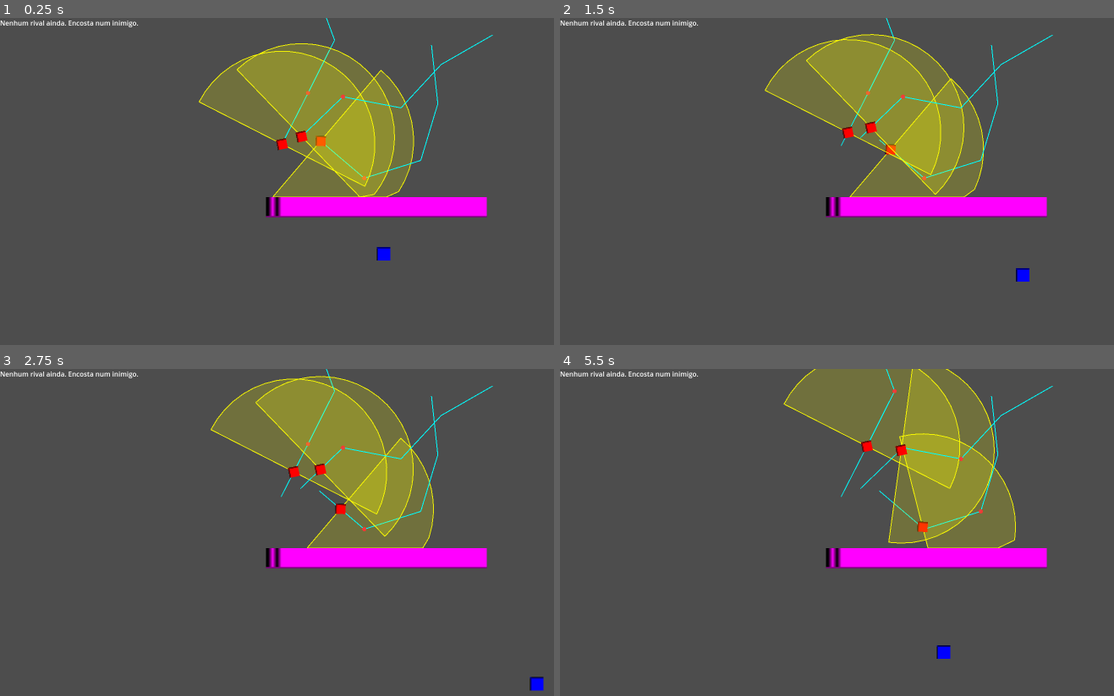
Above: before the commit, frames 1-4 (two rows, left to right).
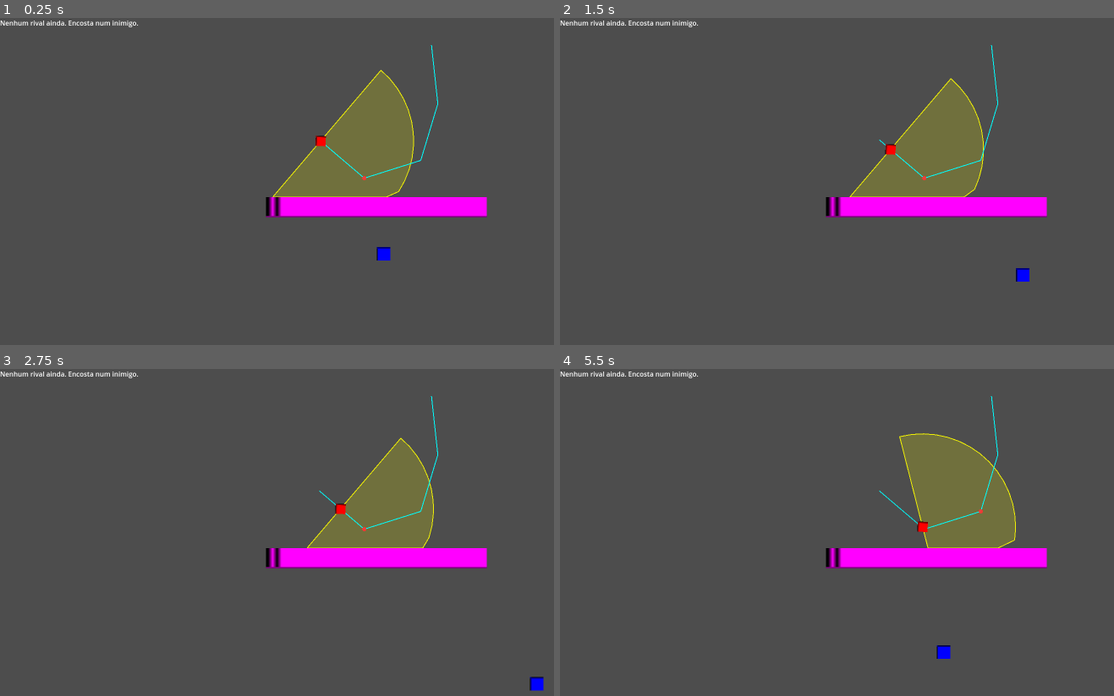
Above: after the commit, the same moments.

Repository: titosavio/Games
Game: Godot game, scene res://scenes/Main.tscn
Two runs of this game, one before a commit and one after it. Both use one fixed random seed, a clock stepped at 60 frames per second and the inputs below.
Inputs:
- Up to frame 1 (0.25 s): no input
- Up to frame 2 (1.5 s): hold Right (ui_right) 0.53-1.28 s; hold Down (ui_down) from 1.28 s (still down)
- Up to frame 3 (2.75 s): release Down (ui_down) at 2.03 s; hold Right (ui_right) from 2.03 s (still down)
- Up to frame 4 (5.5 s): release Right (ui_right) at 2.78 s; hold W (ui_up) 2.78-3.53 s; hold Left (ui_left) 3.53-5.03 s; hold Down (ui_down) from 5.03 s (still down)

The runs differ from the first frame. In frame 1, 9.9% of the frame differs, in the area x 35-90%, y 0-55%; in frame 2, 10%; in frame 3, 10%; in frame 4, 12%, in the area x 40-90%, y 0-54%.

Commit message:
refactor: streamline enemy behavior and navigation logic
Removed redundant variables and simplified state management in enemy scripts. Updated navigation checks to enhance performance and clarity. Improved the handling of enemy states and their transitions.

Diff:
--- a/new-game-project/scenes/Main.tscn
+++ b/new-game-project/scenes/Main.tscn
@@ -27,45 +27,7 @@
 base_speed = 45.0
 accel = 10.0
 follow_radius = 220.0
-nav_mask = 3
-patrol_step = 140.0
-patrol_points = 4
-patrol_reach_eps = 10.0
-patrol_speed_mult = 0.55
-investigate_time = 2.0
-chase_timeout = 3.0
-return_reach_eps = 12.0
-return_points_max = 8
-spawn_index = 0
-cone_is_visible = true
-path_debug_visible = true
-
-[node name="Enemy2" parent="Enemies" instance=ExtResource("4_nxtc6")]
-position = Vector2(-45, -44)
-enemy_id = ""
-base_speed = 45.0
-accel = 10.0
-follow_radius = 220.0
-nav_mask = 3
-patrol_step = 140.0
-patrol_points = 4
-patrol_reach_eps = 10.0
-patrol_speed_mult = 0.55
-investigate_time = 2.0
-chase_timeout = 3.0
-return_reach_eps = 12.0
-return_points_max = 8
-spawn_index = 0
-cone_is_visible = true
-path_debug_visible = true
-
-[node name="Enemy3" parent="Enemies" instance=ExtResource("4_nxtc6")]
-position = Vector2(3, -53)
-enemy_id = ""
-base_speed = 45.0
-accel = 10.0
-follow_radius = 220.0
-nav_mask = 3
+nav_mask = 6
 patrol_step = 140.0
 patrol_points = 4
 patrol_reach_eps = 10.0
--- a/new-game-project/scripts/enemy/enemy.gd
+++ b/new-game-project/scripts/enemy/enemy.gd
@@ -1,7 +1,5 @@
 extends CharacterBody2D
 class_name Enemy
-
-enum State { PATROL, CHASE, INVESTIGATE, RETURN }
 
 @export var enemy_id := ""
 @export var base_speed := 45.0
@@ -29,13 +27,8 @@
 @export var cone_is_visible := true
 @export var path_debug_visible := true
 
-var state: State = State.PATROL
 var speed := base_speed
 var spawn_pos: Vector2
-
-var last_seen_pos := Vector2.ZERO
-var last_seen_t := -999.0
-var investigate_until := -999.0
 
 var adversary_system: AdversarySystem
 var target: CharacterBody2D
@@ -89,49 +82,9 @@
 		move_and_slide()
 		return
 
-	# sensing
-	var sees := vision.can_see_target()
-	if sees:
-		last_seen_pos = target.global_position
-		last_seen_t = _now()
-
-	# state transitions + intent
-	var intent := brain.tick(
-		state,
-		sees,
-		last_seen_pos,
-		last_seen_t,
-		investigate_until,
-		target.global_position,
-		spawn_pos
-	)
-	state = intent.state
-	investigate_until = intent.investigate_until
-
-	# navigation target point
-	var desired_point := intent.move_target
-	var speed_mult := 1.0
-
-	if intent.clear_nav_path:
-		nav.clear_path()
-
-	match state:
-		State.PATROL:
-			speed_mult = patrol_speed_mult
-			desired_point = nav.patrol_target(global_position, spawn_pos, motor.facing_dir) # ou facing_dir
-
-		State.CHASE:
-			speed_mult = 1.0
-			# desired_point já veio do brain (player se vê, last_seen se não vê)
-
-		State.INVESTIGATE:
-			speed_mult = 0.75
-			# desired_point já veio do brain (last_seen)
-
-		State.RETURN:
-			speed_mult = 0.8
-			desired_point = nav.return_target(global_position, spawn_pos)
-
+	var intent := brain.update_intent()
+	var desired_point := intent.desired_point
+	var speed_mult := intent.speed_mult
 
 	_move_towards(desired_point, speed * speed_mult, delta)
 	move_and_slide()
@@ -167,8 +120,8 @@
 	if cone_is_visible:
 		vision.draw_cone()
 	if path_debug_visible:
-		nav.draw_path(self, global_position, state)
-	if state == State.INVESTIGATE and last_seen_pos != Vector2.ZERO:
-		draw_circle(to_local(last_seen_pos), 6.0, Color(1, 0, 0, 0.7))
-	if state == State.CHASE and not vision.can_see_target():
-		draw_circle(to_local(last_seen_pos), 4.0, Color(1, 1, 0, 0.7))
+		nav.draw_path(self, global_position, brain.state)
+	if brain.state == brain.State.INVESTIGATE and brain.last_seen_pos != Vector2.ZERO:
+		draw_circle(to_local(brain.last_seen_pos), 6.0, Color(1, 0, 0, 0.7))
+	if brain.state == brain.State.CHASE and not vision.can_see_target():
+		draw_circle(to_local(brain.last_seen_pos), 4.0, Color(1, 1, 0, 0.7))
--- a/new-game-project/scripts/enemy/enemy_brain.gd
+++ b/new-game-project/scripts/enemy/enemy_brain.gd
@@ -3,61 +3,129 @@
 
 var enemy_owner: Enemy
 
+enum State { PATROL, CHASE, INVESTIGATE, RETURN }
+
+var state: State = State.PATROL
+var last_state: State = State.PATROL
+
 var chase_timeout := 2.0
 var investigate_time := 2.0
+
+var last_seen_pos: Vector2 = Vector2.ZERO
+var last_seen_t := -999.0
+var investigate_until := -999.0
+
+var patrol_speed_mult := 0.5
+
+var sees: bool = false
 
 func setup(o: Enemy, chase_timeout_val: float, investigate_time_val: float) -> void:
 	enemy_owner = o
 	chase_timeout = chase_timeout_val
 	investigate_time = investigate_time_val
+	last_state = State.PATROL
+
+	patrol_speed_mult = enemy_owner.patrol_speed_mult
 
 class Intent:
-	var state: Enemy.State
+	var state: State
 	var investigate_until: float
 	var move_target: Vector2
 	var clear_nav_path: bool
 
-	func _init(s: Enemy.State, iu: float, mt: Vector2, clear_path := false):
+	func _init(s: State, iu: float, mt: Vector2, clear_path := false):
 		state = s
 		investigate_until = iu
 		move_target = mt
 		clear_nav_path = clear_path
 
-func tick(
-	state: Enemy.State,
-	sees: bool,
-	last_seen_pos: Vector2,
-	last_seen_t: float,
-	investigate_until: float,
-	player_pos: Vector2,
-	spawn_pos: Vector2
-) -> Intent:
+class EnemyIntent:
+	var state: State
+	var desired_point: Vector2
+	var speed_mult: float
+
+	func _init(s: State, dp: Vector2, sm: float):
+		state = s
+		desired_point = dp
+		speed_mult = sm
+
+func update_intent() -> EnemyIntent:
+	sees = enemy_owner.vision.can_see_target()
+	if sees:
+		last_seen_pos = enemy_owner.target.global_position
+		last_seen_t = _now()
+
+	var intent := _tick()
+	state = intent.state
+	investigate_until = intent.investigate_until
+
+	var desired_point := intent.move_target
+	var speed_mult := 1.0
+
+	if intent.clear_nav_path:
+		enemy_owner.nav.clear_path()
+
+	match state:
+		State.PATROL:
+			speed_mult = patrol_speed_mult
+			desired_point = enemy_owner.nav.patrol_target(
+				enemy_owner.global_position,
+				enemy_owner.spawn_pos,
+				enemy_owner.motor.facing_dir,
+				)
+
+		State.CHASE:
+			speed_mult = 1.0
+
+		State.INVESTIGATE:
+			speed_mult = 0.75
+
+		State.RETURN:
+			speed_mult = 0.8
+			desired_point = enemy_owner.nav.return_target(
+				enemy_owner.global_position,
+				enemy_owner.spawn_pos,
+			)
+
+	return EnemyIntent.new(state, desired_point, speed_mult)
+
+
+
+func _tick() -> Intent:
 	var now := Time.get_ticks_msec() / 1000.0
+	var player_pos := enemy_owner.target.global_position
+
+	if state != last_state:
+		print("[EnemyBrain] State changed from: %s to: %s" % [State.keys()[last_state], State.keys()[state]])
+		last_state = state
 
 	if sees:
-		return Intent.new(Enemy.State.CHASE, investigate_until, player_pos, true)
+		return Intent.new(State.CHASE, investigate_until, player_pos, true)
 
 	match state:
-		Enemy.State.PATROL:
+		State.PATROL:
 			return Intent.new(state, investigate_until, Vector2.ZERO, false)
 
-		Enemy.State.CHASE:
+		State.CHASE:
 			# NÃO vê: vai no ÚLTIMO ponto visto (isso mata o "seguir atrás da parede")
 			if (now - last_seen_t) > chase_timeout:
-				return Intent.new(Enemy.State.INVESTIGATE, now + investigate_time, last_seen_pos, true)
+				return Intent.new(State.INVESTIGATE, now + investigate_time, last_seen_pos, true)
 
 			return Intent.new(state, investigate_until, last_seen_pos, true)
 
-		Enemy.State.INVESTIGATE:
+		State.INVESTIGATE:
 			if now > investigate_until:
 				# ao entrar em RETURN, limpa path e deixa o Navigator decidir
-				return Intent.new(Enemy.State.RETURN, investigate_until, spawn_pos, true)
+				return Intent.new(State.RETURN, investigate_until, enemy_owner.spawn_pos, true)
 
 			# investiga sempre no last_seen_pos
 			return Intent.new(state, investigate_until, last_seen_pos, false)
 
-		Enemy.State.RETURN:
+		State.RETURN:
 			# return vai pro spawn (Navigator pode trocar pra waypoints se bloqueado)
-			return Intent.new(state, investigate_until, spawn_pos, false)
+			return Intent.new(state, investigate_until, enemy_owner.spawn_pos, false)
 
-	return Intent.new(state, investigate_until, spawn_pos, false)
+	return Intent.new(state, investigate_until, enemy_owner.spawn_pos, false)
+
+func _now() -> float:
+	return Time.get_ticks_msec() / 1000.0
--- a/new-game-project/scripts/enemy/enemy_navigator.gd
+++ b/new-game-project/scripts/enemy/enemy_navigator.gd
@@ -188,7 +188,7 @@
 	return space.intersect_ray(q)
 
 func draw_path(canvas: Node2D, cur_pos: Vector2, state: int) -> void:
-	if state not in [Enemy.State.PATROL, Enemy.State.RETURN] or path.is_empty():
+	if state not in [EnemyBrain.State.PATROL, EnemyBrain.State.RETURN] or path.is_empty():
 		return
 
 	var prev := enemy_owner.to_local(cur_pos)
--- a/new-game-project/systems/AdversarySystem.gd
+++ b/new-game-project/systems/AdversarySystem.gd
@@ -29,6 +29,8 @@
 
 func get_last_adversary() -> AdversaryProfile:
 	if last_killer_id == "":
+		return null
+	if not adversaries.has(last_killer_id):
 		return null
 	return adversaries[last_killer_id]
 
